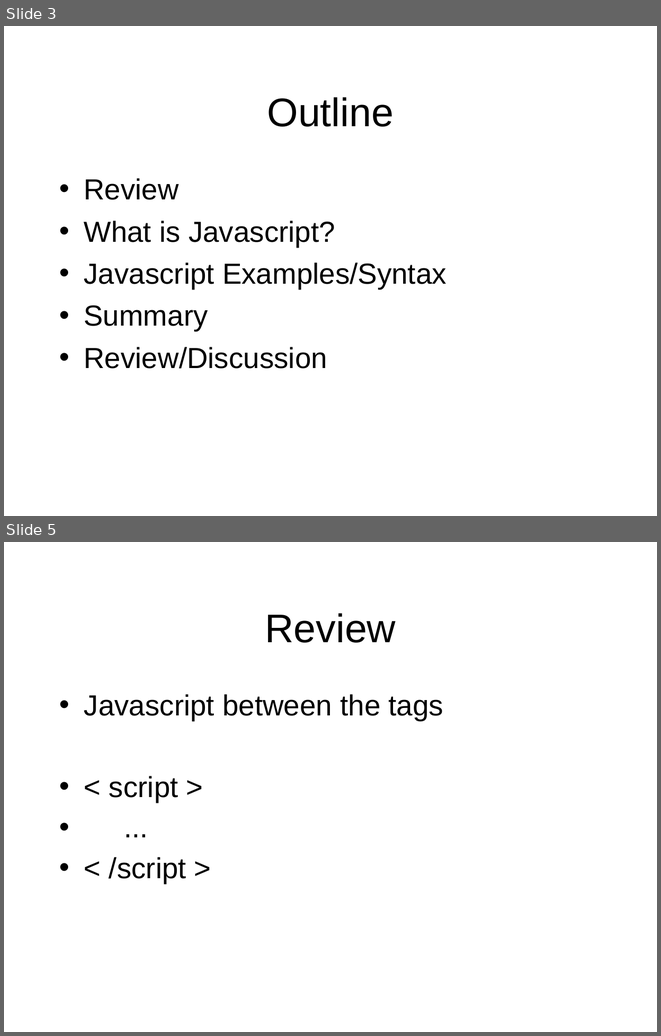
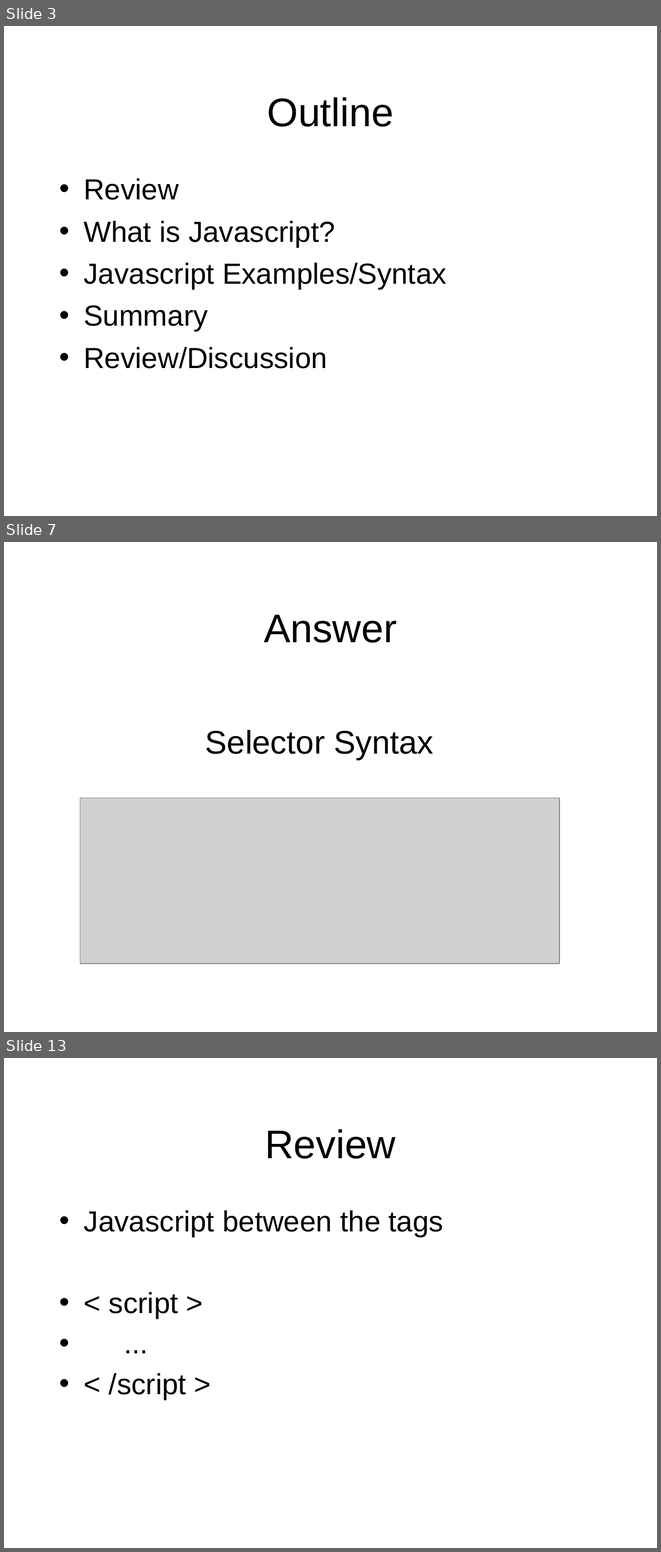
Before and after one commit to octaviordz/zjnu2017.github.io, a slide deck: WAD/lectures/090--Introduction.to.Javascript.pptx. Shown one above the other, each under a label of ours: slides 3 and 5 before the commit, slides 3, 7 and 13 after it; the slides between them are not shown. The pictures are 661x1036 and 661x1552 pixels, drawn with LibreOffice and Linux fonts; fonts in the diff are those of the drawing; grey boxes stand for pictures. Boxes give left, top, right and bottom in pixels: in the first picture for what was removed or moved away, otherwise in the second. Text is boxed around its words. In the diff, an @@ line names an element or a change of style, - is before the commit and + after.

```diff
--- a/WAD/lectures/090--Introduction.to.Javascript.pptx
+++ b/WAD/lectures/090--Introduction.to.Javascript.pptx
@@ slide 7 added at bbox=[4, 542, 657, 1032], background #FFFFFF @@
@@ title added at bbox=[264, 615, 397, 643], 44 pt, text #000000 @@
+Answer
@@ text added at bbox=[205, 730, 434, 760], 36 pt, text #000000 @@
+Selector Syntax
@@ picture added at bbox=[80, 798, 559, 964] @@
@@ what was slide 5 is now slide 13 @@
```
Also in this commit, not shown: 2 slides changed, 22 other slides added.
